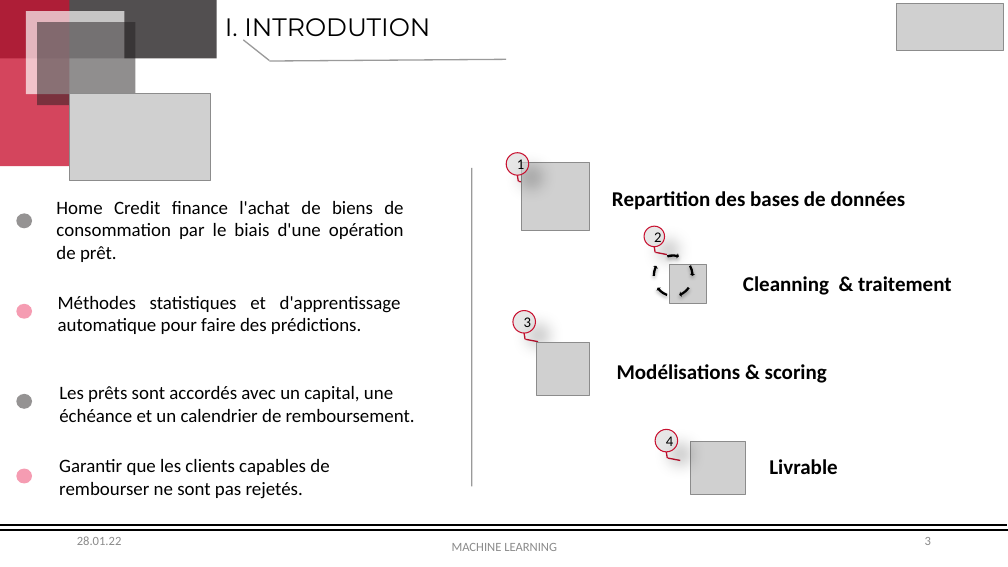
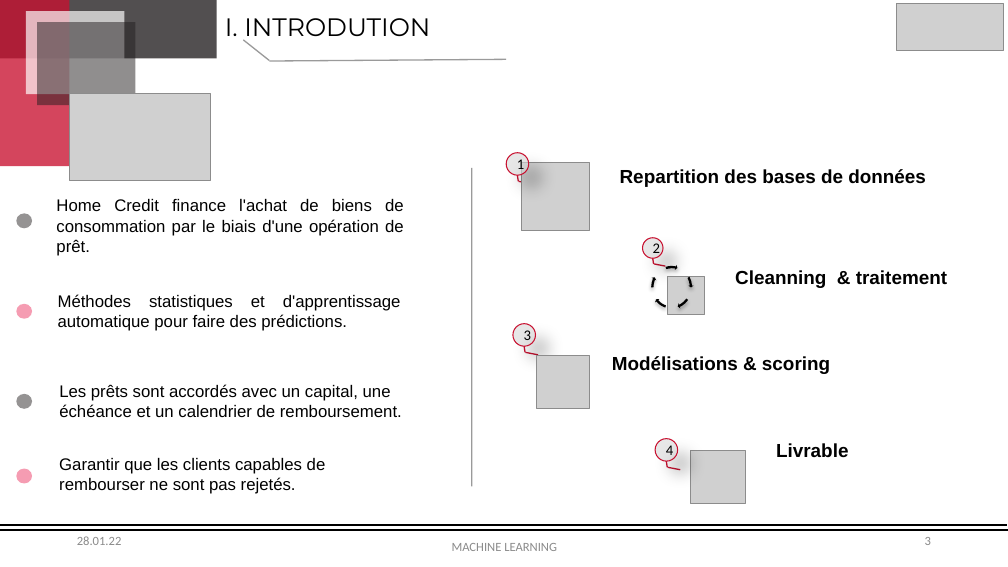
Before and after one commit to OumaimaBoudchich/machineLearningProject, a slide deck: slide 3 of ppt/HomeCreditDashboard.pptx. Drawn at 1008x567 pixels with LibreOffice and Linux fonts; fonts in the diff are those of the drawing; grey boxes stand for pictures. Boxes give left, top, right and bottom in pixels: in the first picture for what was removed or moved away, otherwise in the second. Text is boxed around its words. In the diff, an @@ line names an element or a change of style, - is before the commit and + after.

```diff
--- a/ppt/HomeCreditDashboard.pptx
+++ b/ppt/HomeCreditDashboard.pptx
@@ text "Repartition des bases de données": place and size @@
-text "Repartition des bases de données" at box(612, 191, 906, 210)
+text "Repartition des bases de données" at box(620, 169, 926, 187)
@@ size 18 to 16 pt, font Calibri to Arial in 4 elements at box(59, 384, 402, 417), box(59, 458, 326, 494), box(58, 294, 401, 331), box(56, 199, 404, 256) @@
@@ 5 lines, 5 circular arrows, 2 pictures, 2 ellipses: place and size @@
-5 lines, 5 circular arrows, 2 pictures, 2 ellipses at box(526, 226, 746, 495)
+5 lines, 5 circular arrows, 2 pictures, 2 ellipses at box(526, 237, 746, 504)
@@ size 20 to 18 pt, font Calibri to Arial in 4 elements at box(776, 443, 848, 458), box(612, 356, 830, 374), box(620, 169, 926, 187), box(735, 270, 947, 288) @@
@@ text "Cleanning & traitement": place and size @@
-text "Cleanning & traitement" at box(743, 276, 952, 295)
+text "Cleanning & traitement" at box(735, 270, 947, 288)
@@ 1 picture, 1 ellipse, 1 line: place and size @@
-1 picture, 1 ellipse, 1 line at box(513, 311, 589, 395)
+1 picture, 1 ellipse, 1 line at box(513, 324, 589, 408)
@@ text "Modélisations & scoring": place and size @@
-text "Modélisations & scoring" at box(617, 364, 827, 383)
+text "Modélisations & scoring" at box(612, 356, 830, 374)
@@ text "Livrable": place and size @@
-text "Livrable" at box(769, 459, 837, 474)
+text "Livrable" at box(776, 443, 848, 458)
```
Also in this commit, not shown: 5 other slides changed.
